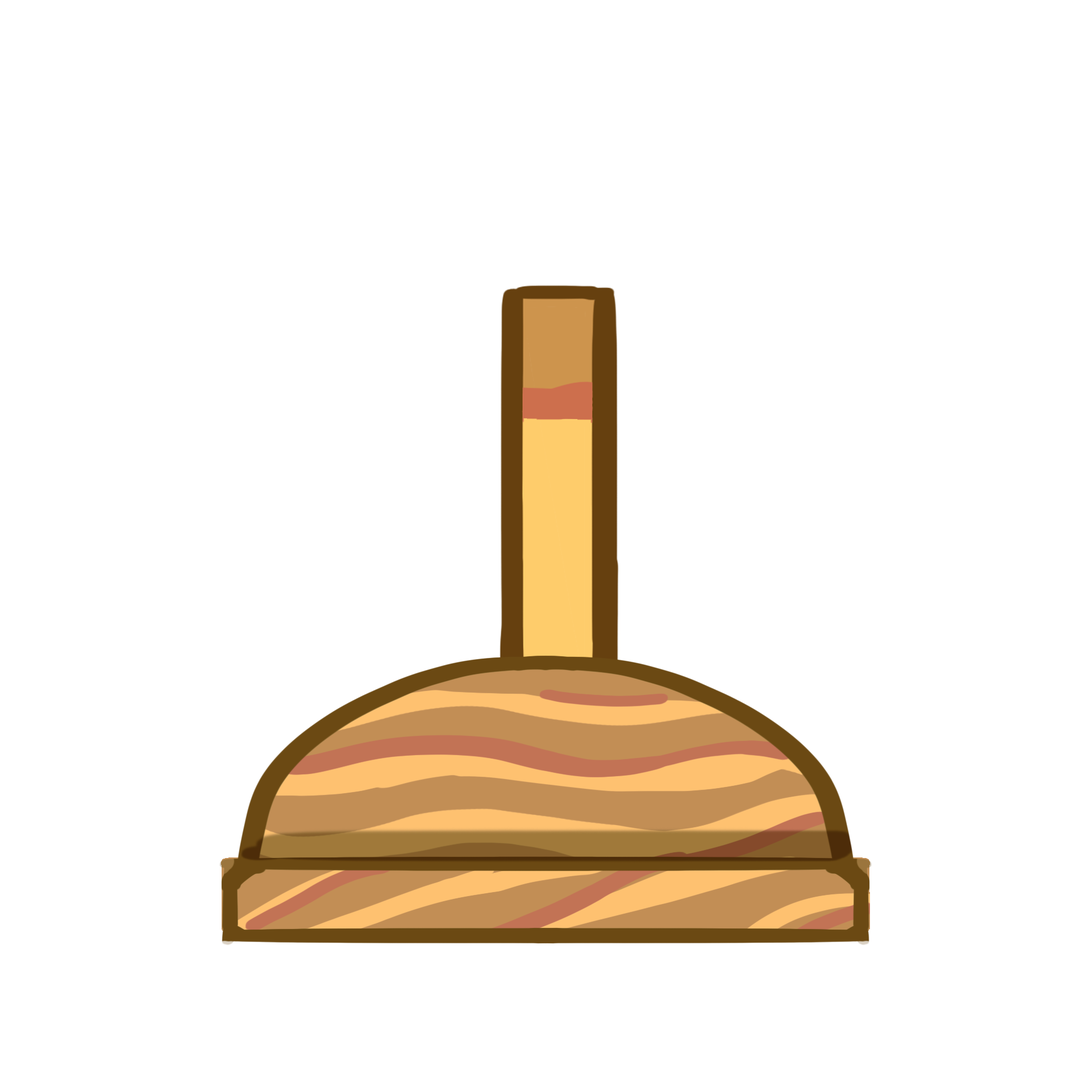
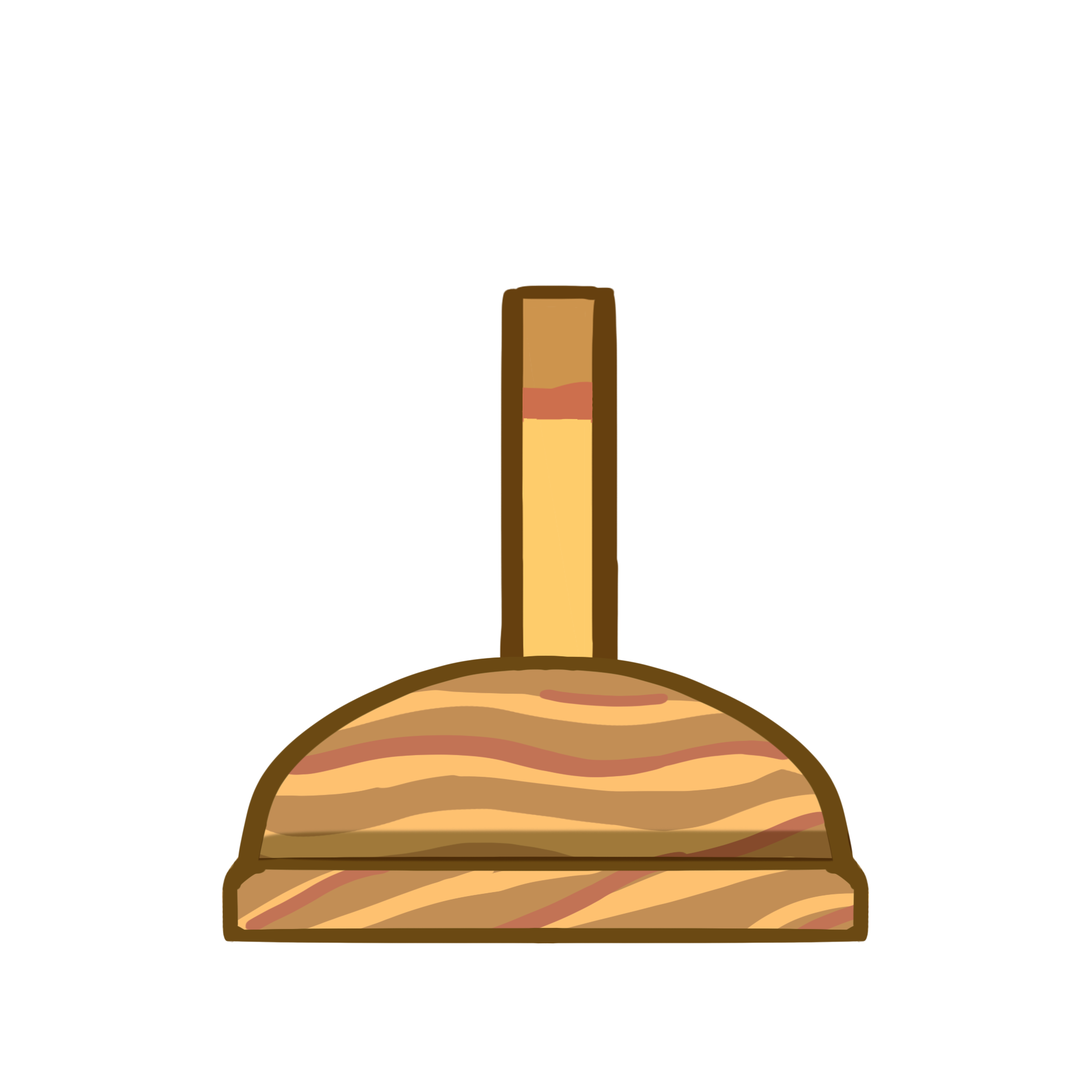
Two versions of the same layered image (1091x1091). Layer-by-layer changes:
painted on "Helderheid/contrast 1" over <box>219,822,873,946</box>
